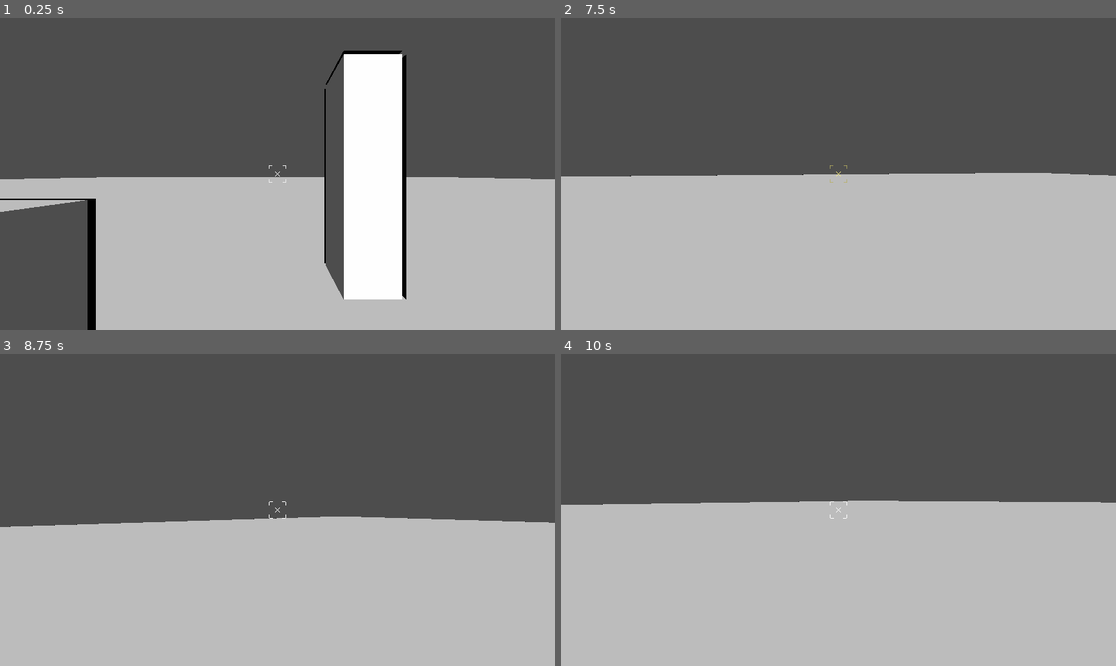
Above: before the commit, frames 1-4 (two rows, left to right).
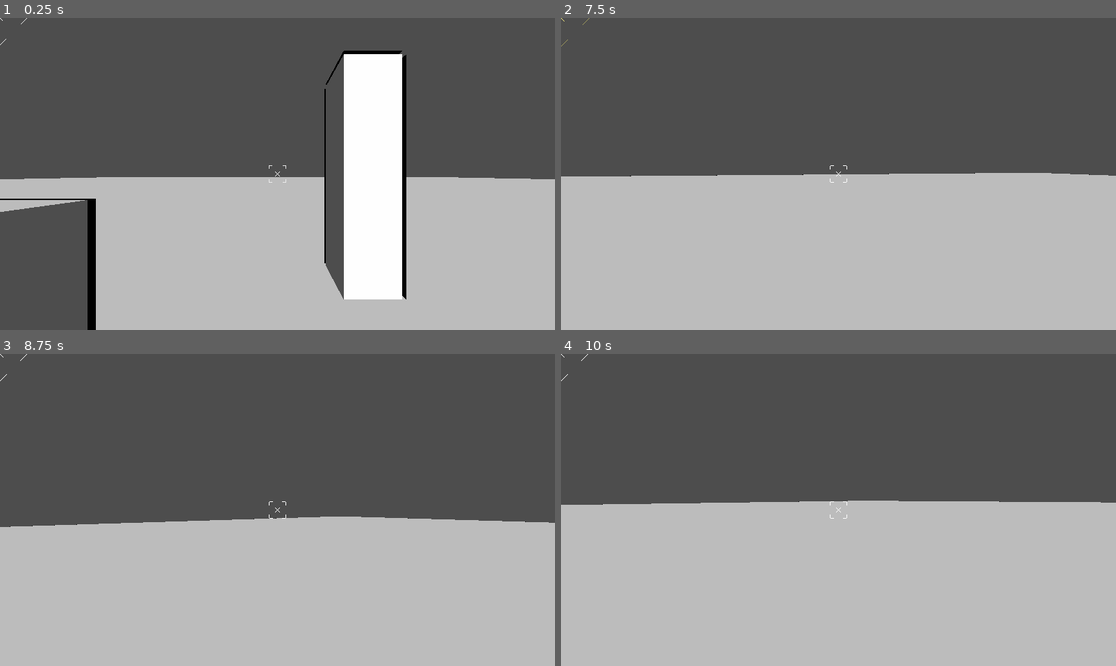
Above: after the commit, the same moments.

Repository: TuniTem/GGJ-2026-cutout
Game: Godot game, scene res://scenes/testmain.tscn
The game is run twice, just before and just after one commit, with the same random seed, the same clock (stepped at 60 frames per second) and the same inputs.
Inputs (mouse positions are in pixels of both pictures, inside the frame that each line leads up to):
- Up to frame 1 (0.25 s): no input
- Up to frame 2 (7.5 s): move the mouse to (866, 174) at 0.52 s; hold Right mouse button (grow) 0.53-1.28 s; hold W (forward) 0.53-5.78 s; tap Space (jump) at 0.77, 1.52, 3.02, 3.77, 4.52, 5, 6.02, 6.5, 6.77 s; move the mouse to (810, 174) at 1.27 s; tap Ctrl (movement_ctrl) at 1.35 s; move the mouse to (849, 167) at 2.02 s; press the mouse at (849, 167) at 2.03 s; move the mouse to (832, 180) at 2.77 s; release the mouse at (832, 180) at 2.78 s; tap Shift (slide) at 2.85 s; tap Enter at 3.5, 5.75 s; move the mouse to (877, 177) at 3.52 s; hold Middle mouse button (zoom) 3.53-4.28 s; move the mouse to (794, 170) at 4.27 s; right-click (794, 170) at 4.35 s; move the mouse to (844, 174) at 5.02 s; hold Ctrl (movement_ctrl) 5.03-5.78 s; move the mouse to (816, 167) at 5.77 s; hold D (right) 5.78-6.53 s; click (816, 167) at 5.85 s; move the mouse to (866, 174) at 6.52 s; hold Shift (slide) 6.53-7.28 s; hold W (forward) from 6.53 s (still down); move the mouse to (810, 174) at 7.27 s; tap Middle mouse button (zoom) at 7.35 s
- Up to frame 3 (8.75 s): keep holding W (forward); tap Space (jump) at 7.52 s; move the mouse to (288, 503) at 8.02 s; hold Right mouse button (grow) from 8.03 s (still down)
- Up to frame 4 (10 s): move the mouse to (832, 516) at 8.77 s; release W (forward) at 8.78 s; release Right mouse button (grow) at 8.78 s; hold A (left) 8.78-9.53 s; tap Ctrl (movement_ctrl) at 8.85 s; tap Space (jump) at 9.02, 9.77 s; tap Enter at 9.5 s; move the mouse to (877, 513) at 9.52 s; press the mouse at (877, 513) at 9.53 s; hold W (forward) from 9.53 s (still down)

The runs differ from the first frame. In frame 1, less than 0.1% of the frame differs, in the area x 0-5%, y 0-9%; in frame 2, less than 0.1%, in the area x 0-52%, y 0-53%; in frame 3, less than 0.1%; in frame 4, less than 0.1%.

Commit message:
got multiplayer 'working' second controller not inputting for some reason tho

Diff:
--- /dev/null
+++ b/classes/controller.gd
@@ -0,0 +1,5 @@
+class_name Controller
+extends Resource
+
+func _init() -> void:
+	pass
--- a/entities/player/draw_crosshair.gd
+++ b/entities/player/draw_crosshair.gd
@@ -88,7 +88,6 @@
 
 var curr_color : Color = Color.WHITE
 var simplify : bool = false
-
 
 func _process(delta: float) -> void:
 	for key in transitions.keys():
--- a/entities/player/player.gd
+++ b/entities/player/player.gd
@@ -2,10 +2,11 @@
 extends CharacterBody3D
 
 var player_number : int = -1
-var using_controller : bool = false
+var using_controller : bool = true
 var device_id: int = -1
 
 const PROJECTILE = preload("uid://dgpicqgfhtwwf")
+const CROSSHAIR = preload("uid://dvmggulbuak6s")
 
 @export var crosshair : DrawCrosshair
 @export var actual_projectile_spawn: Marker3D
@@ -66,7 +67,7 @@
 var active_projectile : Area3D
 var look_dir : Vector2
 
-func _ready() -> void:
+func _init() -> void:
 	Global.players.append(self)
 	player_number = Global.get_player_number(self)
 	set_collision_layer_value(player_number + 1, true)
@@ -75,6 +76,11 @@
 	if device_id == -1:
 		using_controller = false
 
+
+func _ready() -> void:
+	crosshair = CROSSHAIR.instantiate()
+	self.get_parent().add_child.call_deferred(crosshair)
+	pass
 
 func gravity_mult() -> float:
 	return -1.0 if gravity_switched else 1.0
--- a/enviroments/battle_ground/battleground.tscn
+++ b/enviroments/battle_ground/battleground.tscn
@@ -1,18 +1,15 @@
 [gd_scene format=3 uid="uid://c2gi6vj24lt6m"]
 
 [ext_resource type="ArrayMesh" uid="uid://b0hrjkwiks1te" path="res://enviroments/battle_ground/level geometry/level_level.res" id="1_uj0mu"]
-[ext_resource type="PackedScene" uid="uid://4mrowe64i7fu" path="res://entities/player/player.tscn" id="2_uj0mu"]
 [ext_resource type="PackedScene" uid="uid://dhgk4jxg160qe" path="res://entities/projectile/projectile_parent.tscn" id="3_l57hg"]
 [ext_resource type="Script" uid="uid://wuym0f1iyo4j" path="res://manager/cutout_manager.gd" id="4_2kcb3"]
+[ext_resource type="PackedScene" uid="uid://dvmggulbuak6s" path="res://entities/player/crosshair.tscn" id="5_uj0mu"]
 
 [node name="Node3D" type="Node3D" unique_id=996328523]
 
 [node name="CSGMesh3D" type="CSGMesh3D" parent="." unique_id=1320913263]
 use_collision = true
 mesh = ExtResource("1_uj0mu")
-
-[node name="Player" parent="." unique_id=606600753 instance=ExtResource("2_uj0mu")]
-transform = Transform3D(1, 0, 0, 0, 1, 0, 0, 0, 1, 28.252, -6.414831, -46.853)
 
 [node name="DirectionalLight3D" type="DirectionalLight3D" parent="." unique_id=220339889]
 transform = Transform3D(0.8585127, 0.14112963, 0.4929892, 0, 0.961382, -0.27521795, -0.51279235, 0.23627812, 0.8253586, 0, 0, 0)
@@ -22,3 +19,5 @@
 [node name="Node" type="Node" parent="." unique_id=804179181 node_paths=PackedStringArray("map_mesh")]
 script = ExtResource("4_2kcb3")
 map_mesh = NodePath("../CSGMesh3D")
+
+[node name="Crosshair" parent="." unique_id=110965933 instance=ExtResource("5_uj0mu")]
--- a/manager/splitscreen_manager.gd
+++ b/manager/splitscreen_manager.gd
@@ -1,7 +1,13 @@
 extends Node
 
-const BASE_PLAYER = preload("res://scenes/player.tscn")
-const DUMMY_VIEWPORT_IMAGE = null
+
+const DUMMY_VIEWPORT_IMAGES = [
+	"uid://djovo05un28dv",
+	"uid://c0qemv0dgfahb",
+	"uid://chogc5scvav3s",
+	"uid://fy6t4lcfp7sb",
+	"uid://hsqifgs8wgiq"
+]
 
 @onready
 var GRID_CONTAINER = $GridContainer
@@ -24,14 +30,15 @@
 
 	if(player_count % 2 != 0): #we only ever need one dummy viewport
 		dummy_viewport()
-
-#	for i in subviewports:
-#		subviewports[i].size = subviewports[i].get_parent().size()
-
 	pass # Replace with function body.
 
 
 func dummy_viewport():
+	var text_rect = TextureRect.new()
+	text_rect.size_flags_horizontal = Control.SIZE_EXPAND_FILL
+	text_rect.size_flags_vertical = Control.SIZE_EXPAND_FILL
+	text_rect.texture = DUMMY_VIEWPORT_IMAGES.pick_random()
+	GRID_CONTAINER.add_child(text_rect)
 	pass
 
 var subviewports : Array[SubViewport]
--- a/project.godot
+++ b/project.godot
@@ -22,6 +22,7 @@
 InputBuffer="*uid://dxuydwosxhx2e"
 PauseMenu="*uid://du80g1drnos2i"
 Signals="*res://singletons/signals.gd"
+GameManger="*uid://3ae3xmyid0"
 
 [global_group]
 
--- /dev/null
+++ b/scenes/2_player_test.tscn
@@ -0,0 +1,10 @@
+[gd_scene format=3 uid="uid://byp58l38dnlxb"]
+
+[ext_resource type="PackedScene" uid="uid://br3ejq365j4ot" path="res://scenes/splitscreen_view.tscn" id="1_jbumb"]
+[ext_resource type="PackedScene" uid="uid://cp4ywxm8j1i80" path="res://scenes/battleground_inherited.tscn" id="2_kfwv2"]
+
+[node name="2PlayerTest" type="Node" unique_id=945481117]
+
+[node name="SplitscreenView" parent="." unique_id=926730743 instance=ExtResource("1_jbumb")]
+
+[node name="Node3D" parent="." unique_id=996328523 instance=ExtResource("2_kfwv2")]
--- /dev/null
+++ b/scenes/battleground_inherited.tscn
@@ -0,0 +1,8 @@
+[gd_scene format=3 uid="uid://cp4ywxm8j1i80"]
+
+[ext_resource type="PackedScene" uid="uid://c2gi6vj24lt6m" path="res://enviroments/battle_ground/battleground.tscn" id="1_3rl5b"]
+
+[node name="Node3D" unique_id=996328523 instance=ExtResource("1_3rl5b")]
+
+[node name="Player" parent="." index="1" unique_id=606600753]
+visible = false
--- a/singletons/game_manger.gd
+++ b/singletons/game_manger.gd
@@ -1,9 +1,9 @@
 extends Node
 
-const PLAYER = preload("res://scenes/player.tscn")
+const BASE_PLAYER = preload("uid://4mrowe64i7fu")
 var spawnpoints : Array[Vector3]
 
 func spawn_player(spawnpoint : Vector3, parent : Node) -> Player:
-	var player = PLAYER.instantiate() as Player
+	var player = BASE_PLAYER.instantiate() as Player
 	parent.add_child(player)
 	return player
Not shown, added: classes/controller.gd.uid
Renamed: scenes/classes/promise.gd -> classes/promise.gd
Renamed: scenes/classes/promise.gd.uid -> classes/promise.gd.uid
Renamed: scenes/classes/unique_identifier_generator.gd -> classes/unique_identifier_generator.gd
Renamed: scenes/classes/unique_identifier_generator.gd.uid -> classes/unique_identifier_generator.gd.uid
